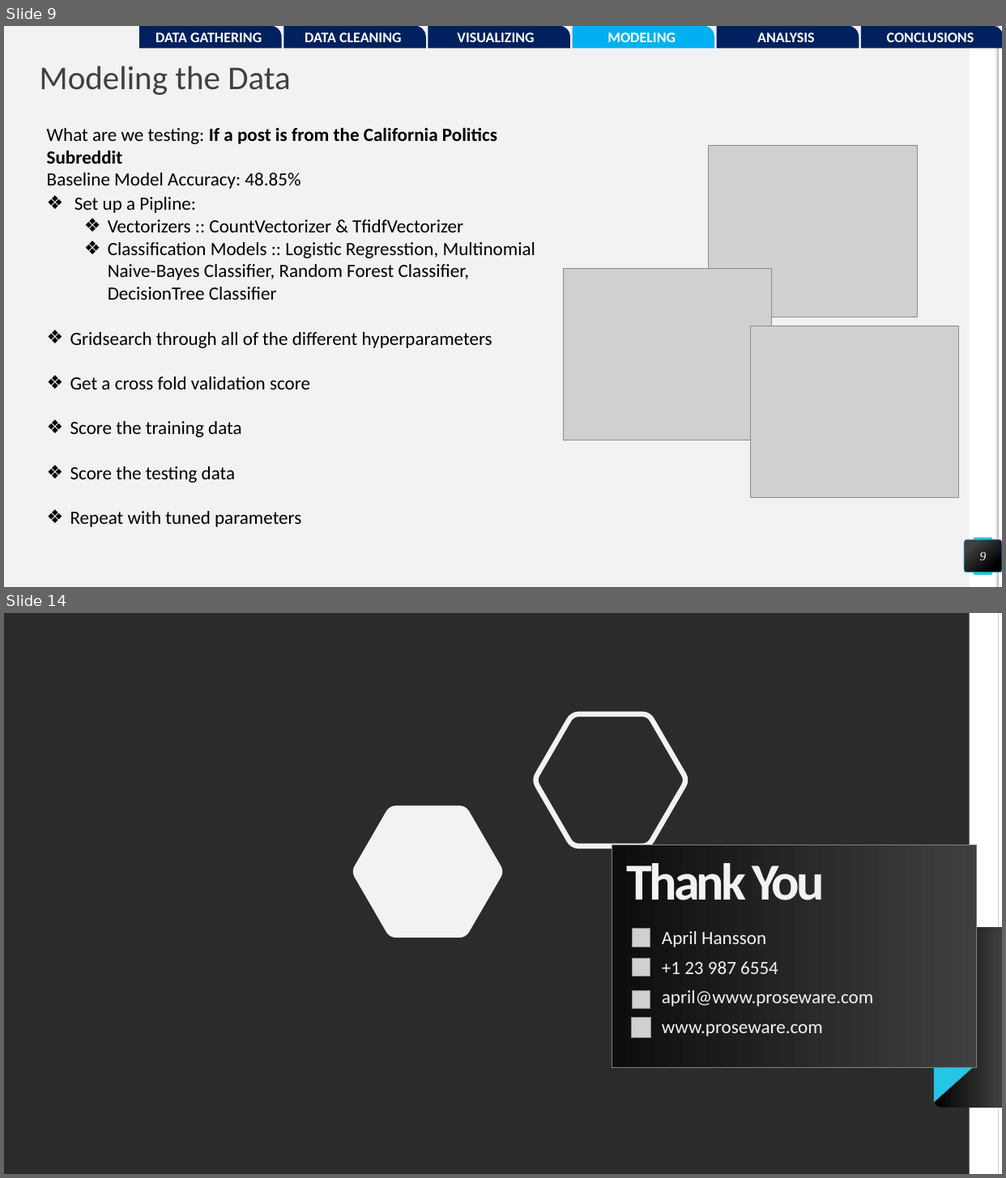
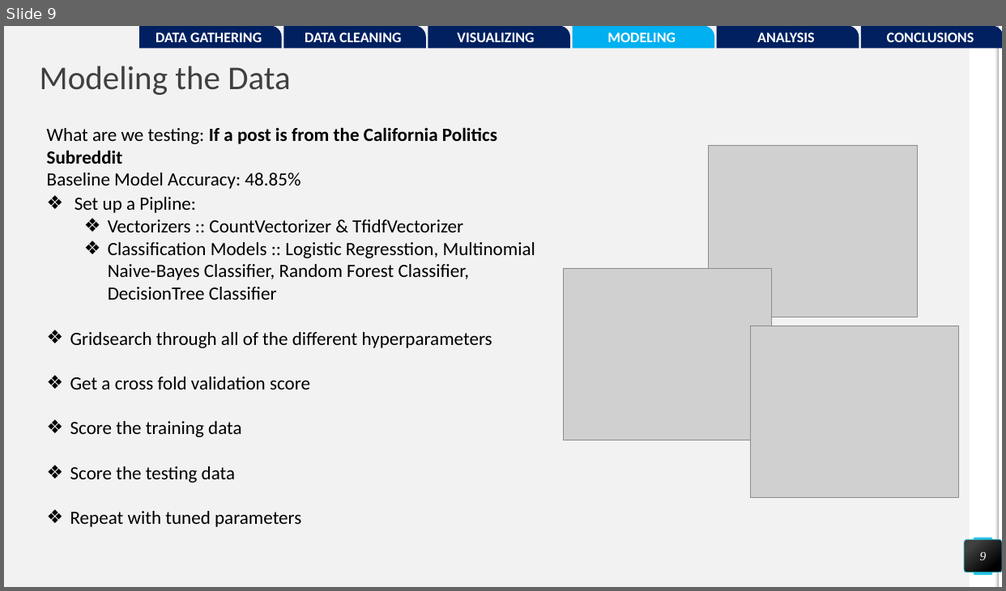
Before and after one commit to pwalesdi/GA_Project_3, a slide deck: Subreddit_Presentation.pptx. Shown one above the other, each under a label of ours: slides 9 and 14 before the commit, slide 9 after it; the slides between them are not shown. The pictures are 1006x1178 and 1006x591 pixels, drawn with LibreOffice and Linux fonts; fonts in the diff are those of the drawing; grey boxes stand for pictures; background and template pictures are left out; a plain dark background stands for a picture behind light text. Boxes give left, top, right and bottom in pixels: in the first picture for what was removed or moved away, otherwise in the second. Text is boxed around its words. In the diff, an @@ line names an element or a change of style, - is before the commit and + after.

```diff
--- a/Subreddit_Presentation.pptx
+++ b/Subreddit_Presentation.pptx
@@ slide 14 removed at (4, 613, 1002, 1174), background picture (left out); not listed: 2 template elements that a slide beside it also shows @@
@@ freeform shape removed at (535, 714, 686, 845) @@
@@ freeform shape removed at (353, 806, 503, 938) @@
@@ title removed at (612, 845, 978, 1068) @@
-Thank You
@@ freeform shape removed at (934, 927, 1002, 1108) @@
@@ picture removed at (633, 929, 651, 947) @@
@@ text removed at (662, 931, 766, 948) @@
-April Hansson
@@ picture removed at (633, 959, 651, 977) @@
@@ text removed at (662, 961, 778, 974) @@
-+1 23 987 6554
@@ picture removed at (633, 991, 651, 1009) @@
@@ text removed at (662, 990, 873, 1007) @@
-april@www.proseware.com
@@ picture removed at (632, 1018, 651, 1038) @@
@@ text removed at (662, 1024, 823, 1037) @@
-www.proseware.com
@@ triangle removed at (934, 1068, 973, 1102) @@
```
Also in this commit, not shown: 2 slides changed, 8 slides added, 4 other slides removed, 5 other files.
